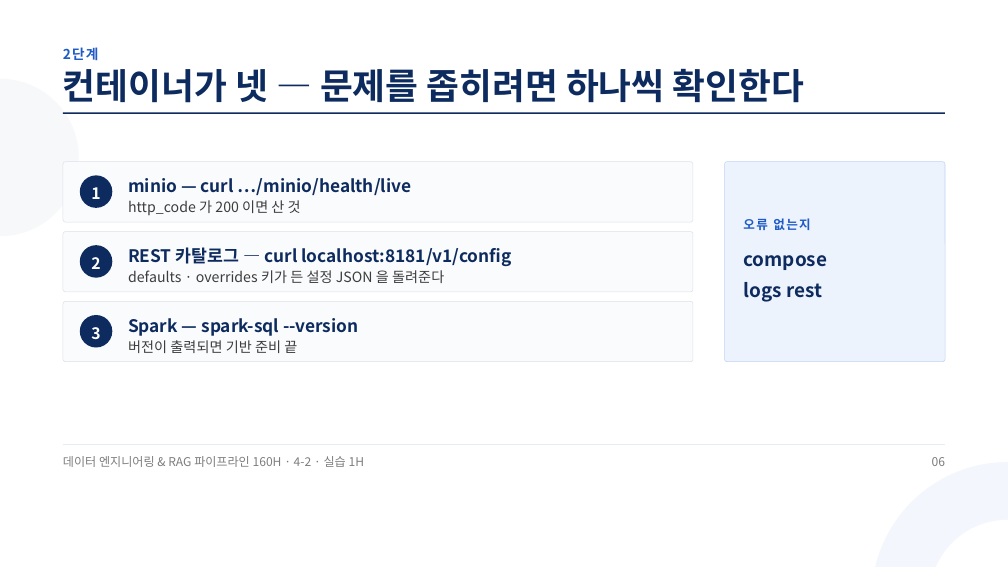
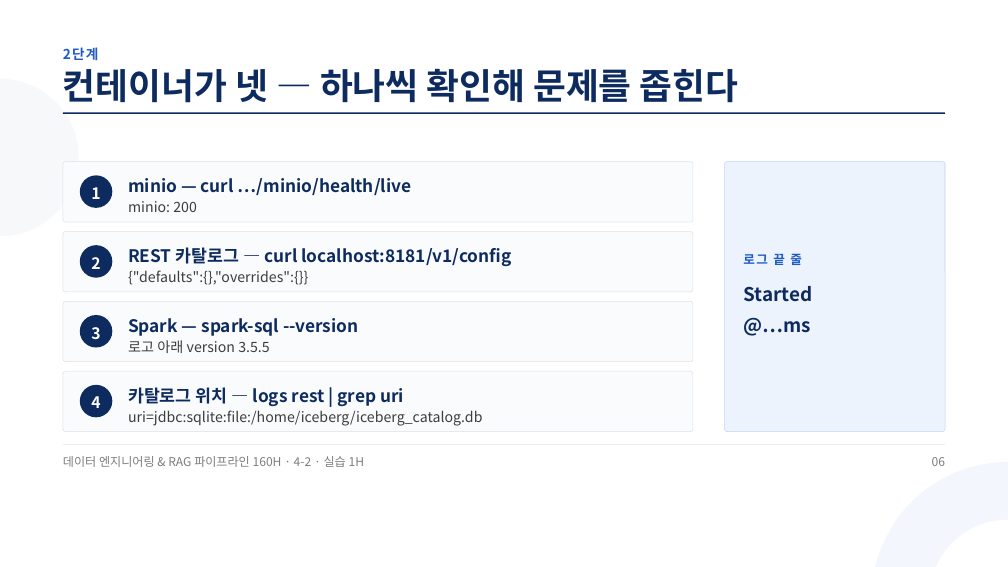
Before and after one commit to aebonlee/materials, a slide deck: slide 6 of data-eng/decks/w4d2s2.pptx. Drawn at 1008x567 pixels with LibreOffice and Linux fonts; fonts in the diff are those of the drawing. Boxes give left, top, right and bottom in pixels: in the first picture for what was removed or moved away, otherwise in the second. Text is boxed around its words. In the diff, an @@ line names an element or a change of style, - is before the commit and + after.

```diff
--- a/data-eng/decks/w4d2s2.pptx
+++ b/data-eng/decks/w4d2s2.pptx
@@ text at (63, 68, 739, 103): text changed @@
-컨테이너가 넷 — 문제를 좁히려면 하나씩 확인한다
+컨테이너가 넷 — 하나씩 확인해 문제를 좁힌다
@@ rounded rectangle: place and size @@
-rounded rectangle at (725, 162, 946, 362)
+rounded rectangle at (725, 162, 946, 431)
@@ rounded rectangle at (725, 162, 946, 431): proportions changed @@
@@ text at (128, 201, 197, 212): text changed @@
-http_code 가 200 이면 산 것
+minio: 200
@@ text removed at (743, 218, 810, 230) @@
-오류 없는지
@@ text removed at (743, 255, 827, 302) @@
-compose
-logs rest
@@ text added at (743, 254, 802, 265), 18 pt, text #1E5BC6, bold @@
+로그 끝 줄
@@ text at (128, 270, 308, 285): text changed @@
-defaults · overrides 키가 든 설정 JSON 을 돌려준다
+{"defaults":{},"overrides":{}}
@@ text added at (743, 286, 812, 336), 27 pt, text #0D2B5E, bold @@
+Started
+@…ms
@@ text at (128, 340, 269, 353): text changed @@
-버전이 출력되면 기반 준비 끝
+로고 아래 version 3.5.5
@@ rounded rectangle added at (63, 371, 693, 431), fill #FAFBFD, outline #DCE1E8 0.75 pt @@
@@ ellipse added at (80, 385, 112, 418), fill #0D2B5E @@
@@ text added at (128, 387, 404, 406), 24.8 pt, text #0D2B5E, bold @@
+카탈로그 위치 — logs rest | grep uri
@@ text added at (91, 396, 100, 408), 22.5 pt, text #FFFFFF, bold @@
+4
@@ text added at (128, 410, 482, 426), 20.2 pt, text #3D3D3D @@
+uri=jdbc:sqlite:file:/home/iceberg/iceberg_catalog.db
```
Also in this commit, not shown: 8 other slides changed, 1 slide added, 1 slide removed, 32 other files.
